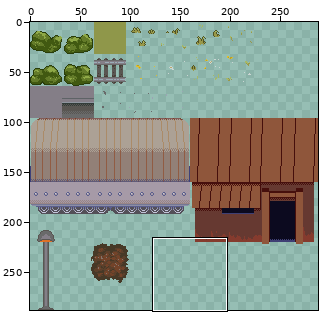
File history of a sprite sheet, TestesLuz/Assets/Sprites/Mapas/Tiles.png. Above: a wide view before the commit, with the close-up outlined.
Close-up. Before:
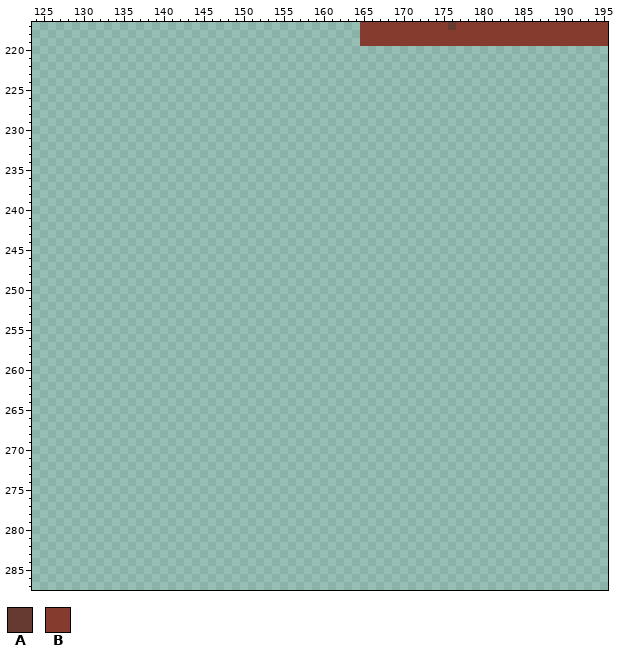
The file is 288x288 pixels. Shown: x 124..195, y 217..287.
Palette (. is transparent): A #663931  B #853b2e
Pixels before (only the part around the change), first column x 124:
217 .........................................BBBBBBBBBBBABBBBBBBBBBBBBBBBBBB
218 .........................................BBBBBBBBBBBBBBBBBBBBBBBBBBBBBBB
219 .........................................BBBBBBBBBBBBBBBBBBBBBBBBBBBBBBB
220 ........................................................................
221 ........................................................................
222 ........................................................................
223 ........................................................................
224 ........................................................................
225 ........................................................................
226 ........................................................................
227 ........................................................................
228 ........................................................................
229 ........................................................................
230 ........................................................................
231 ........................................................................
232 ........................................................................
233 ........................................................................
234 ........................................................................
235 ........................................................................
236 ........................................................................
237 ........................................................................
238 ........................................................................
239 ........................................................................
240 ........................................................................
241 ........................................................................
242 ........................................................................
243 ........................................................................
244 ........................................................................
245 ........................................................................
246 ........................................................................
247 ........................................................................
248 ........................................................................
249 ........................................................................
250 ........................................................................
251 ........................................................................
252 ........................................................................
253 ........................................................................
254 ........................................................................
255 ........................................................................
256 ........................................................................
257 ........................................................................
258 ........................................................................
259 ........................................................................
260 ........................................................................
261 ........................................................................
262 ........................................................................
263 ........................................................................
264 ........................................................................
265 ........................................................................
266 ........................................................................
267 ........................................................................
268 ........................................................................
269 ........................................................................
270 ........................................................................
271 ........................................................................
272 ........................................................................
273 ........................................................................
274 ........................................................................
275 ........................................................................
276 ........................................................................
277 ........................................................................
278 ........................................................................
279 ........................................................................
280 ........................................................................
281 ........................................................................
282 ........................................................................
283 ........................................................................
284 ........................................................................
285 ........................................................................
286 ........................................................................
287 ........................................................................
The same view after the edit:
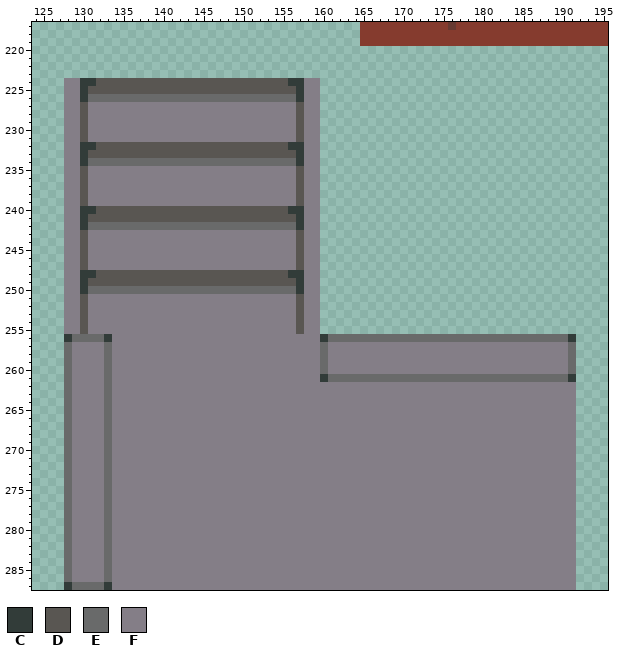
Colours new in this view: C #323c39  D #595652  E #696a6a  F #847e87
Change:
y 224: x 128..159 ................................ -> FFCCDDDDDDDDDDDDDDDDDDDDDDDDCCFF
y 225: x 128..159 ................................ -> FFCDDDDDDDDDDDDDDDDDDDDDDDDDDCFF
y 226: x 128..159 ................................ -> FFCEEEEEEEEEEEEEEEEEEEEEEEEEECFF
y 227..231: x 128..159 ................................ -> FFDFFFFFFFFFFFFFFFFFFFFFFFFFFDFF
y 232: x 128..159 ................................ -> FFCCDDDDDDDDDDDDDDDDDDDDDDDDCCFF
y 233: x 128..159 ................................ -> FFCDDDDDDDDDDDDDDDDDDDDDDDDDDCFF
y 234: x 128..159 ................................ -> FFCEEEEEEEEEEEEEEEEEEEEEEEEEECFF
y 235..239: x 128..159 ................................ -> FFDFFFFFFFFFFFFFFFFFFFFFFFFFFDFF
y 240: x 128..159 ................................ -> FFCCDDDDDDDDDDDDDDDDDDDDDDDDCCFF
y 241: x 128..159 ................................ -> FFCDDDDDDDDDDDDDDDDDDDDDDDDDDCFF
y 242: x 128..159 ................................ -> FFCEEEEEEEEEEEEEEEEEEEEEEEEEECFF
y 243..247: x 128..159 ................................ -> FFDFFFFFFFFFFFFFFFFFFFFFFFFFFDFF
y 248: x 128..159 ................................ -> FFCCDDDDDDDDDDDDDDDDDDDDDDDDCCFF
y 249: x 128..159 ................................ -> FFCDDDDDDDDDDDDDDDDDDDDDDDDDDCFF
y 250: x 128..159 ................................ -> FFCEEEEEEEEEEEEEEEEEEEEEEEEEECFF
y 251..255: x 128..159 ................................ -> FFDFFFFFFFFFFFFFFFFFFFFFFFFFFDFF
y 256: x 128..191 ................................................................ -> CEEEECFFFFFFFFFFFFFFFFFFFFFFFFFFCEEEEEEEEEEEEEEEEEEEEEEEEEEEEEEC
y 257..260: x 128..191 ................................................................ -> EFFFFEFFFFFFFFFFFFFFFFFFFFFFFFFFEFFFFFFFFFFFFFFFFFFFFFFFFFFFFFFE
y 261: x 128..191 ................................................................ -> EFFFFEFFFFFFFFFFFFFFFFFFFFFFFFFFCEEEEEEEEEEEEEEEEEEEEEEEEEEEEEEC
y 262..286: x 128..191 ................................................................ -> EFFFFEFFFFFFFFFFFFFFFFFFFFFFFFFFFFFFFFFFFFFFFFFFFFFFFFFFFFFFFFFF
y 287: x 128..191 ................................................................ -> CEEEECFFFFFFFFFFFFFFFFFFFFFFFFFFFFFFFFFFFFFFFFFFFFFFFFFFFFFFFFFF
Boxes around the changes in both close-ups, in picture pixels (x1, y1, x2, y2):
added: (64, 78, 576, 590)
